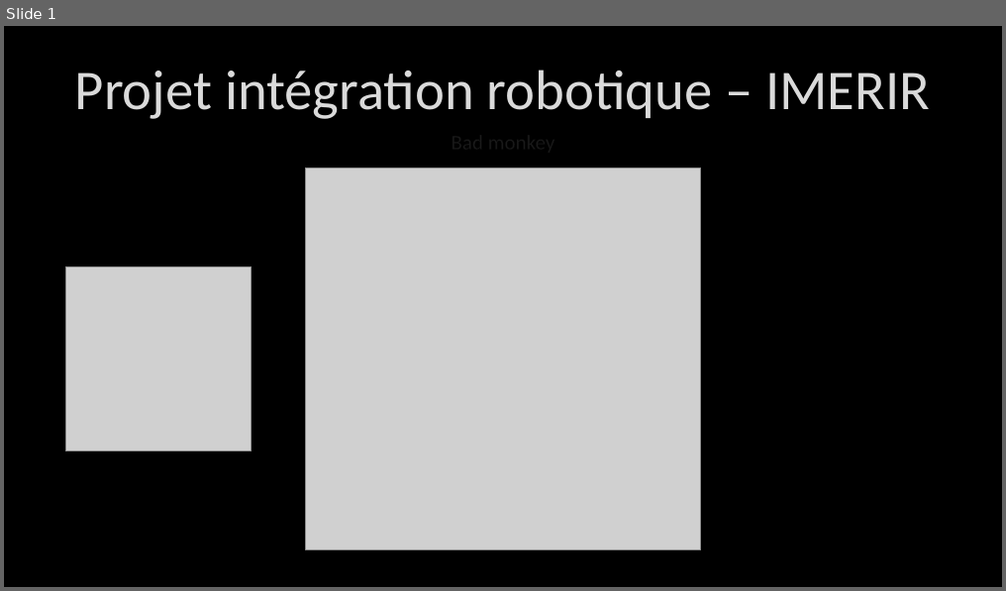
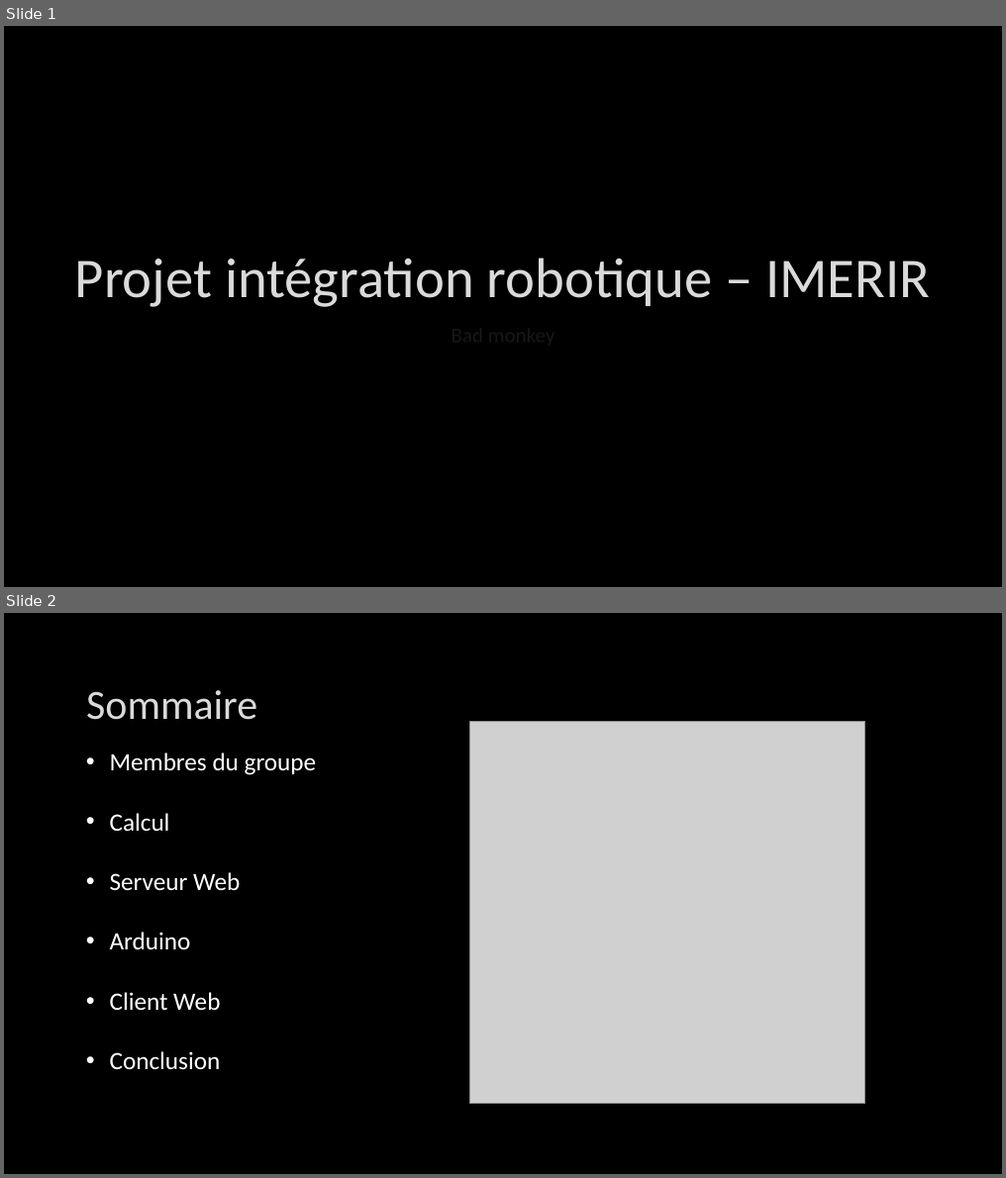
Before and after one commit to CyrilPy/BadMonkey, a slide deck: Gestion projet/Projet intégration robotique – IMERIR.pptx. Shown one above the other, each under a label of ours: slide 1 before the commit, slides 1 and 2 after it. The pictures are 1006x591 and 1006x1178 pixels, drawn with LibreOffice and Linux fonts; fonts in the diff are those of the drawing; grey boxes stand for pictures; background and template pictures are left out. Boxes give left, top, right and bottom in pixels: in the first picture for what was removed or moved away, otherwise in the second. Text is boxed around its words. In the diff, an @@ line names an element or a change of style, - is before the commit and + after.

```diff
--- a/Gestion projet/Projet intégration robotique – IMERIR.pptx
+++ b/Gestion projet/Projet intégration robotique – IMERIR.pptx
@@ slide 2 added at <box>4,613,1002,1174</box>, background picture (left out) @@
@@ title added at <box>86,690,257,720</box>, 40 pt, text #DADADA @@
+Sommaire
@@ picture added at <box>470,721,865,1103</box> @@
@@ text added at <box>110,753,317,1070</box>, 24 pt, text #FFFFFF @@
+• Membres du groupe
+• Calcul
+• Serveur Web
+• Arduino
+• Client Web
+• Conclusion
@@ slide 1 changed as well @@
@@ picture removed at <box>306,169,701,551</box> @@
@@ title "Projet intégration robotique – IMERIR": place and size @@
-title "Projet intégration robotique – IMERIR" at <box>75,70,930,119</box>
+title "Projet intégration robotique – IMERIR" at <box>75,258,930,307</box>
@@ picture removed at <box>66,267,252,452</box> @@
@@ subtitle "Bad monkey": place and size @@
-subtitle "Bad monkey" at <box>116,125,889,168</box>
+subtitle "Bad monkey" at <box>116,318,889,361</box>
```
Also in this commit, not shown: 7 other slides added, 1 slide removed, 7 other files.
